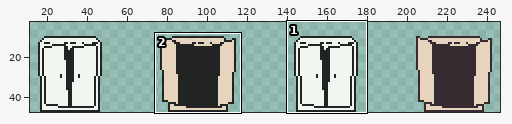
Sprite sheet -- Game maker/ASSETS/props/spr_wardrobe.png. The picture above shows the old version from afar; the outline marks the close-up.
Close-up. Before the edit:
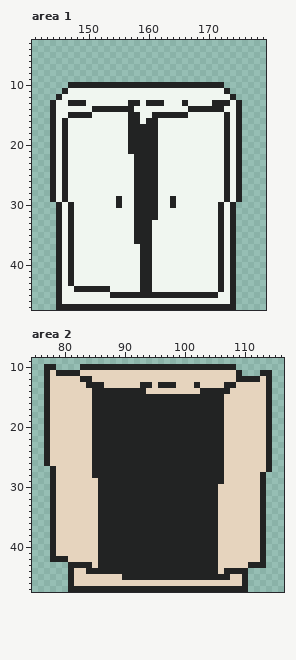
The file is 256x48 pixels. Shown: area 1: x 141..179, y 3..47; area 2: x 75..116, y 9..47. The wide view leaves out empty margins.
After:
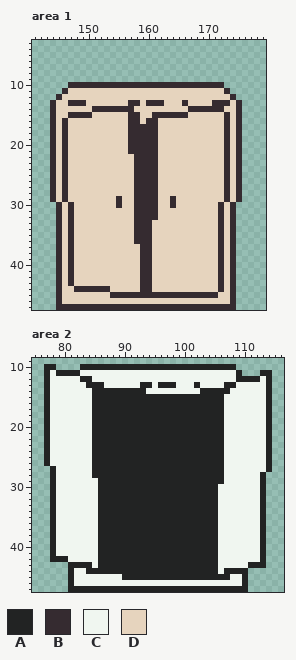
Palette (. is transparent): A #222323  B #352b30  C #f0f6f0  D #e6d4be
What changed:
Area 1:
The edit turns colour A into colour B in row 10 at x 147 to 172; in row 11 at x 146 and 173; in row 12 at x 145 and 174; in row 13 at x 144, 147 to 149, 157 to 158, 160 to 162, 166, 171 to 173 and 175; in row 14 at x 144, 151 to 157, 167 to 172 and 175; in row 15 at x 144, 147 to 150, 157 to 158, 161 to 166, 173 and 175.
The edit turns colour A into colour B in row 16 at x 144, 146, 157 to 158, 160 to 161, 173 and 175; in rows 17 to 21 at x 144, 146, 157 to 161, 173 and 175; in rows 22 to 28 at x 144, 146, 158 to 161, 173 and 175; in row 29 at x 144, 146, 155, 158 to 161, 164, 173 and 175; in row 30 at x 145, 147, 155, 158 to 161, 164, 172 and 174; in rows 31 to 32 at x 145, 147, 158 to 161, 172 and 174.
The edit turns colour A into colour B in rows 33 to 36 at x 145, 147, 158 to 160, 172 and 174; in rows 37 to 43 at x 145, 147, 159 to 160, 172 and 174; in row 44 at x 145, 148 to 153, 159 to 160, 172 and 174; in row 45 at x 145, 154 to 171 and 174; in row 46 at x 145 and 174; in row 47 at x 145 to 174.
The edit turns colour C into colour D in row 11 at x 147 to 172; in row 12 at x 146 to 173; in row 13 at x 145 to 146, 150 to 156, 159, 163 to 165, 167 to 170 and 174; in row 14 at x 145 to 150, 158 to 166 and 173 to 174; in row 15 at x 145 to 146, 151 to 156, 159 to 160, 167 to 172 and 174; in row 16 at x 145, 147 to 156, 159, 162 to 172 and 174.
The edit turns colour C into colour D in rows 17 to 21 at x 145, 147 to 156, 162 to 172 and 174; in rows 22 to 28 at x 145, 147 to 157, 162 to 172 and 174; in row 29 at x 145, 147 to 154, 156 to 157, 162 to 163, 165 to 172 and 174; in row 30 at x 146, 148 to 154, 156 to 157, 162 to 163, 165 to 171 and 173; in rows 31 to 32 at x 146, 148 to 157, 162 to 171 and 173; in rows 33 to 36 at x 146, 148 to 157, 161 to 171 and 173.
The edit turns colour C into colour D in rows 37 to 43 at x 146, 148 to 158, 161 to 171 and 173; in row 44 at x 146 to 147, 154 to 158, 161 to 171 and 173; in row 45 at x 146 to 153 and 172 to 173; in row 46 at x 146 to 173.
Area 2:
The edit turns colour D into colour C in row 11 at x 78 and 83 to 108; in row 12 at x 78 to 82, 85 to 108 and 113; in row 13 at x 78 to 83, 87 to 92, 95, 99 to 101, 103 to 106 and 109 to 113; in row 14 at x 78 to 84, 94 to 102 and 108 to 113; in rows 15 to 26 at x 78 to 84 and 107 to 113; in row 27 at x 79 to 84 and 107 to 113.
The edit turns colour D into colour C in row 28 at x 79 to 84 and 107 to 112; in row 29 at x 79 to 85 and 107 to 112; in rows 30 to 41 at x 79 to 85 and 106 to 112; in row 42 at x 81 to 85 and 106 to 112; in row 43 at x 85 and 106 to 110; in row 44 at x 82 to 83 and 106.
The edit turns colour D into colour C in row 45 at x 82 to 89 and 108 to 109; in row 46 at x 82 to 109.
Boxes around the changes in both close-ups, in picture pixels (x1, y1, x2, y2):
changed: (50, 82, 242, 310)
changed: (50, 370, 266, 586)
